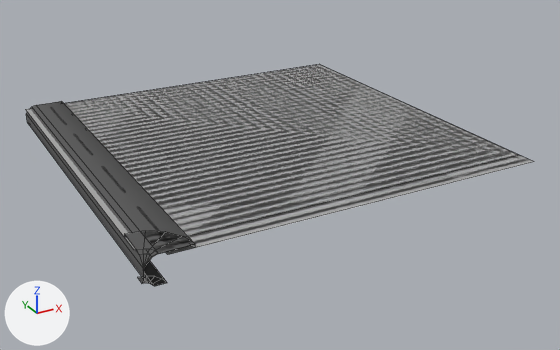
An edit to the FBX model Assets/Models/Sidewalk.fbx, drawn before and after from the same camera.
Before and after are seen from a 50 mm lens placed at (-0.354, -0.694, 0.316), pointed at (0.014, -0.024, -0.019). Lighting does not change. The marker at lower left points along +X, +Y and +Z. Mesh edges are drawn as thin lines. Where no turn or scale is listed for an object, it has been applied to the vertices.

Before the edit, the objects in view are built like this:
```python
me_plane_011 = bpy.data.meshes.new('Plane.011')
me_plane_011.from_pydata(...)  # 20 vertices, 8 faces; spans x -0.2..0.2, y -0.201..0.201, z 0.0..0.027
me_plane_011.materials.append(mat_sidewalk_straight_baked)  # picture img_sidewalk_straight_diffuse_png
me_plane_016 = bpy.data.meshes.new('Plane.016')
me_plane_016.from_pydata(...)  # 48 vertices, 31 faces; spans x -0.2..0.2, y -0.2..0.2, z 0.0..0.027
me_plane_016.materials.append(mat_sidewalk_innercorner_baked)  # picture img_sidewalk_innercorner_diffuse_png
ob_sidewalk_innercorner = bpy.data.objects.new('Sidewalk_InnerCorner', me_plane_016)
ob_sidewalk_innercorner.location = (0.0, 0.0, 0.0)
ob_sidewalk_straight = bpy.data.objects.new('Sidewalk_Straight', me_plane_011)
ob_sidewalk_straight.location = (0.0, 0.0, 0.0)
```
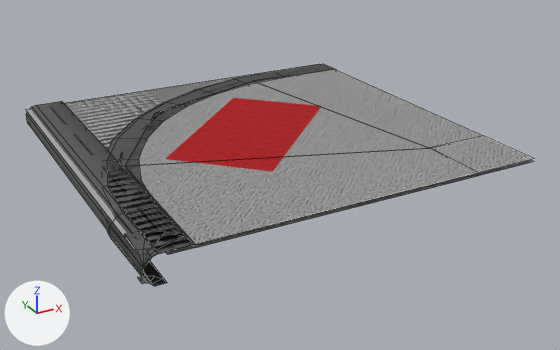
Where the change shows, as pixel boxes (x1, y1, x2, y2) in the pictures (560 x 350 px):
'Sidewalk_OuterCorner', added: after (105, 64, 534, 284)
'Sidewalk_InnerCorner', unchanged, covered by the edit: before (26, 64, 533, 285); after (26, 64, 320, 285)
'Sidewalk_Straight', unchanged, covered by the edit: before (26, 64, 531, 286); after (26, 64, 319, 286)

The change, as a list of edits to the scene's bpy script:
```text
Add img_sidewalk_outercorner_diffuse_png:
    img_sidewalk_outercorner_diffuse_png = load_image('Sidewalk_OuterCorner_Diffuse.png', '../Textures/Cells/Road/Sidewalk/Sidewalk_OuterCorner_Diffuse.png', 1024, 1024, 'sRGB')
Add img_sidewalk_outercorner_normal_png:
    img_sidewalk_outercorner_normal_png = load_image('Sidewalk_OuterCorner_Normal.png', '../Textures/Cells/Road/Sidewalk/Sidewalk_OuterCorner_Normal.png', 1024, 1024, 'Non-Color')
Add mat_sidewalk_outercorner_baked:
    mat_sidewalk_outercorner_baked = bpy.data.materials.new('Sidewalk_OuterCorner_baked')
    # uses the picture img_sidewalk_outercorner_diffuse_png
    # uses the picture img_sidewalk_outercorner_normal_png
Add me_plane_022:
    me_plane_022.from_pydata(...)  # 106 vertices, 78 faces; spans x -0.202..0.2, y -0.2..0.202, z 0.0..0.027
    me_plane_022.materials.append(mat_sidewalk_outercorner_baked)
Add ob_sidewalk_outercorner:
    ob_sidewalk_outercorner = bpy.data.objects.new('Sidewalk_OuterCorner', me_plane_022)
    ob_sidewalk_outercorner.location = (0.0, 0.0, 0.0)
```
